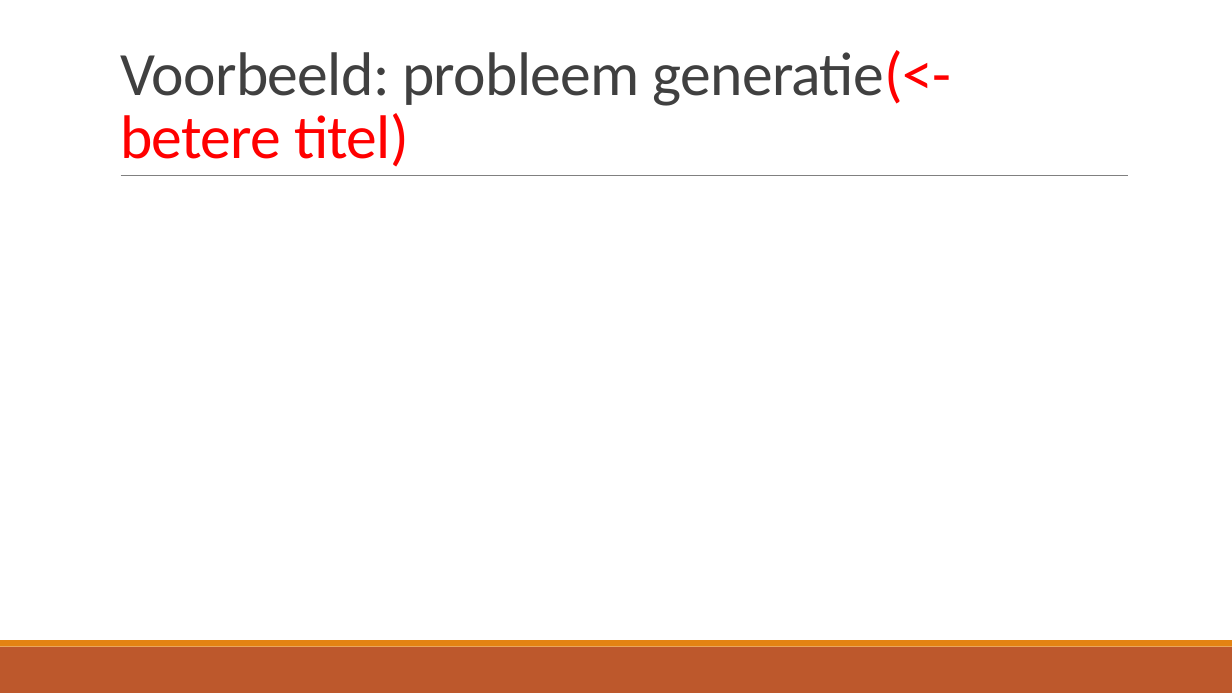
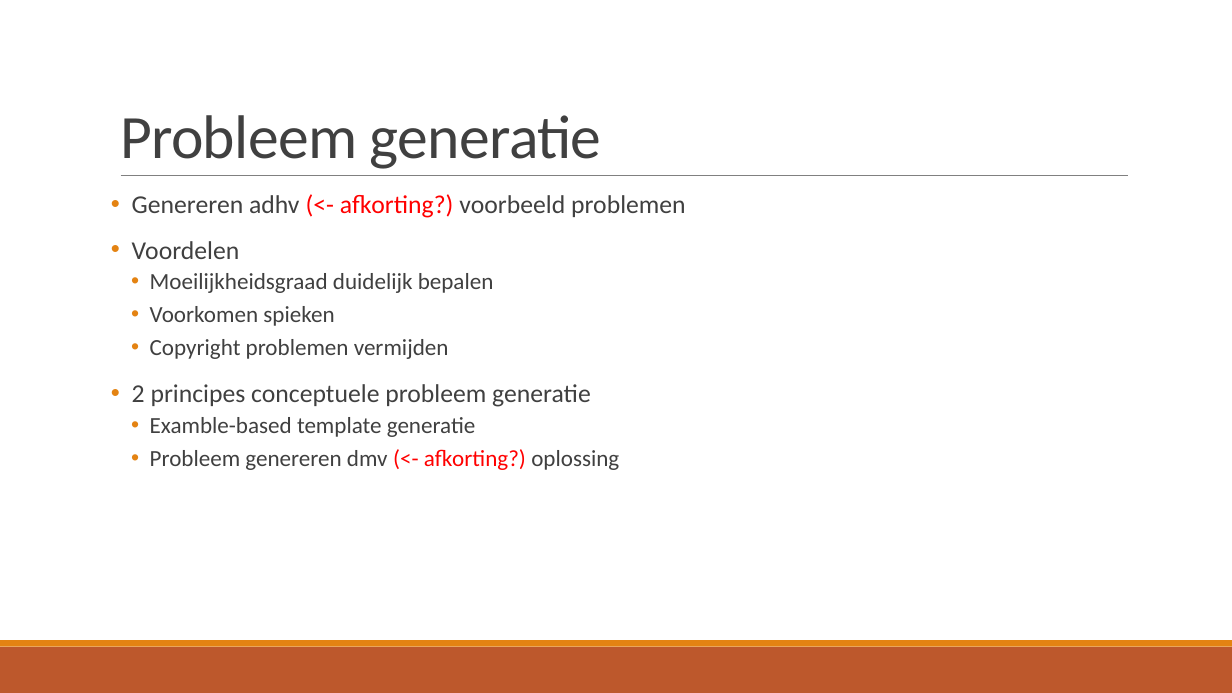
Before and after one commit to TomDeGroote/Bachelorproef, a slide deck: slide 6 of Opdracht 2/Literatuurstudie.pptx. Drawn at 1232x693 pixels with LibreOffice and Linux fonts; fonts in the diff are those of the drawing. Boxes give left, top, right and bottom in pixels: in the first picture for what was removed or moved away, otherwise in the second. Text is boxed around its words. In the diff, an @@ line names an element or a change of style, - is before the commit and + after.

```diff
--- a/Opdracht 2/Literatuurstudie.pptx
+++ b/Opdracht 2/Literatuurstudie.pptx
@@ title at <box>120,115,601,169</box>: text changed @@
-Voorbeeld: probleem generatie(<- betere titel)
+Probleem generatie
@@ text added at <box>132,194,686,470</box>, 18 pt, text #404040 @@
+• Genereren adhv (<- afkorting?) voorbeeld problemen
+• Voordelen
+  • Moeilijkheidsgraad duidelijk bepalen
+  • Voorkomen spieken
+  • Copyright problemen vermijden
+• 2 principes conceptuele probleem generatie
+  • Examble-based template generatie
+  • Probleem genereren dmv (<- afkorting?) oplossing
```
Also in this commit, not shown: 3 other slides changed, 2 slides added, 2 slides removed.
